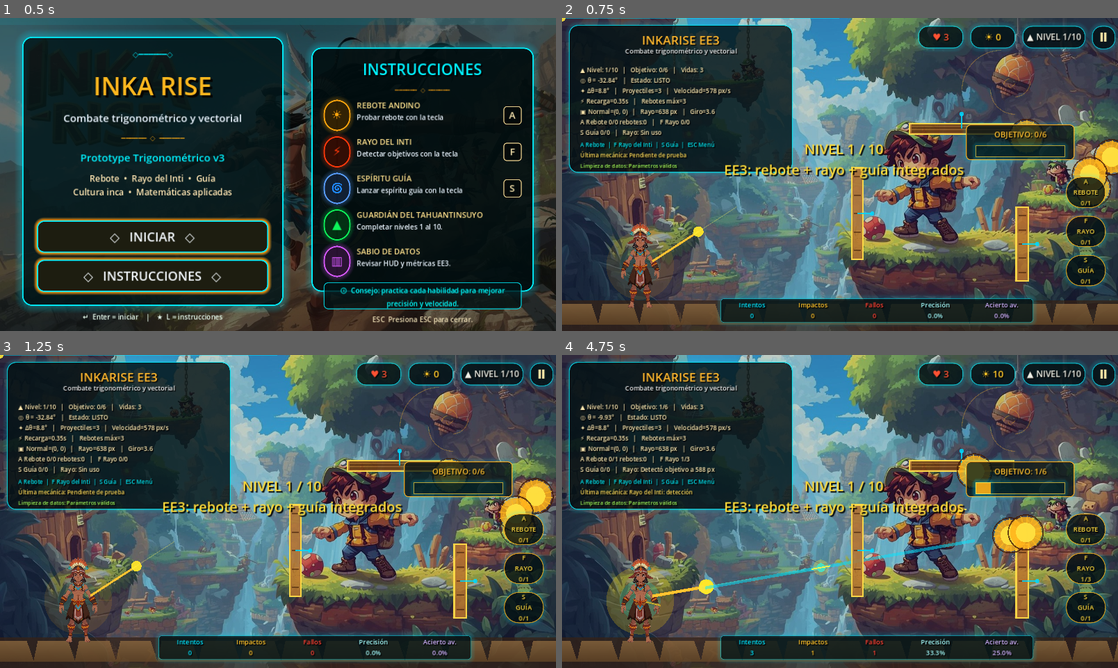
Above: before the commit, frames 1-4 (two rows, left to right).
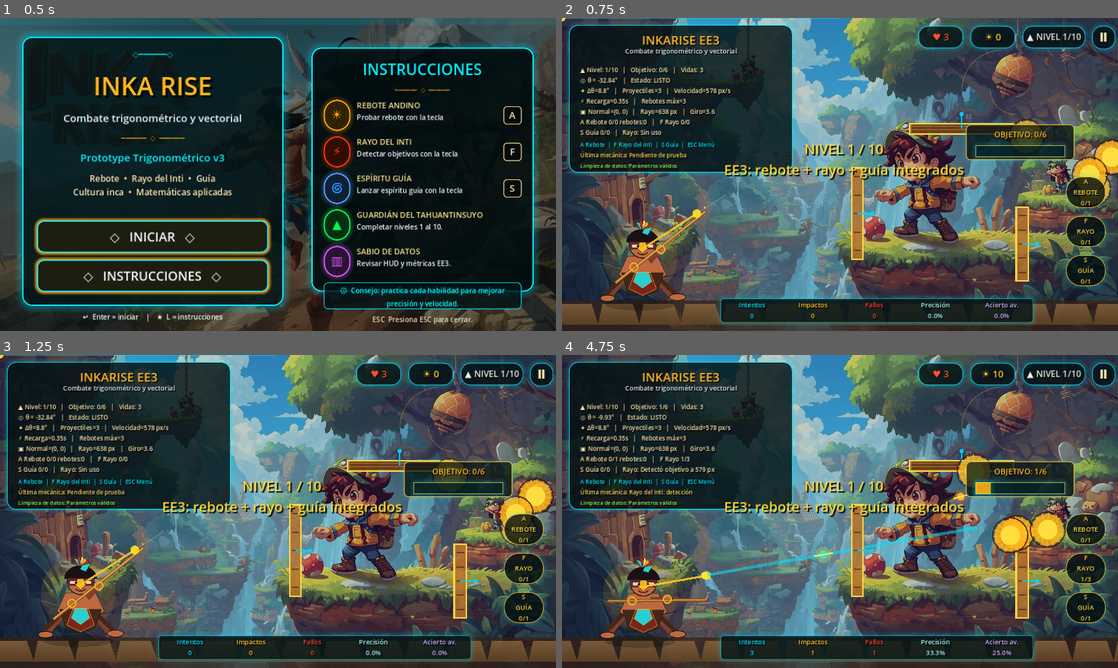
Above: after the commit, the same moments.

Repository: LeniSarmiento/INKA-RISA
Game: Godot game, scene res://scenes/MainMenu.tscn
The game is run twice, just before and just after one commit, with the same random seed, the same clock (stepped at 60 frames per second) and the same inputs.
Inputs (mouse positions are in pixels of both pictures, inside the frame that each line leads up to):
- Up to frame 1 (0.5 s): no input
- Up to frame 2 (0.75 s): click "◇ INICIAR ◇" at 0.5 s
- Up to frame 3 (1.25 s): no input
- Up to frame 4 (4.75 s): tap Enter at 1.25 s; move the mouse to (962, 495) at 1.27 s; tap F at 1.35, 2.1, 3.05, 3.8, 4.55 s; click (962, 495) at 1.42 s; move the mouse to (728, 527) at 2.02 s; hold S 2.03-2.78 s; click (728, 527) at 2.17 s; move the mouse to (895, 442) at 2.77 s; tap R at 2.85 s; click (895, 442) at 2.92 s; move the mouse to (812, 574) at 3.52 s; tap Q at 3.6 s; click (812, 574) at 3.67 s; move the mouse to (1006, 558) at 4.27 s; hold A from 4.28 s (still down); tap E at 4.35 s; click (1006, 558) at 4.42 s

Frame 1 is identical in both runs. In frame 2, 2.2% of the frame differs, in the area x 6-32%, y 56-94%; in frame 3, 2.2%; in frame 4, 4.6%, in the area x 6-91%, y 35-94%.

Commit message:
cambio de avatar

Diff:
--- a/scripts/Main.gd
+++ b/scripts/Main.gd
@@ -73,11 +73,6 @@
 	node.process_mode = Node.PROCESS_MODE_PAUSABLE
 	for child in node.get_children():
 		_make_gameplay_node_pausable(child)
-
-
-func _play_player_shoot_animation() -> void:
-	if is_instance_valid(player) and player.has_method("start_shoot_animation"):
-		player.start_shoot_animation()
 
 func _ready() -> void:
 	process_mode = Node.PROCESS_MODE_ALWAYS
@@ -246,11 +241,15 @@
 	else:
 		finish_game()
 
+func _play_player_attack_animation() -> void:
+	if is_instance_valid(player) and player.has_method("play_attack"):
+		player.play_attack()
+
 func try_shoot(is_spread: bool) -> void:
 	if cooldown_timer > 0.0:
 		return
 	cooldown_timer = cooldown
-	_play_player_shoot_animation()
+	_play_player_attack_animation()
 	sanitize_pattern_params()
 	if is_spread:
 		shoot_spread()
@@ -279,7 +278,7 @@
 	if cooldown_timer > 0.0:
 		return
 	cooldown_timer = cooldown
-	_play_player_shoot_animation()
+	_play_player_attack_animation()
 	sanitize_advanced_params()
 	total_attempts += 1
 	level_attempts += 1
@@ -298,7 +297,7 @@
 	if cooldown_timer > 0.0:
 		return
 	cooldown_timer = cooldown
-	_play_player_shoot_animation()
+	_play_player_attack_animation()
 	sanitize_advanced_params()
 	total_attempts += 1
 	level_attempts += 1
@@ -315,7 +314,7 @@
 	update_hud()
 
 func try_laser_ray() -> void:
-	_play_player_shoot_animation()
+	_play_player_attack_animation()
 	sanitize_advanced_params()
 	ray_attempts += 1
 	last_advanced_mechanic = "Rayo del Inti: detección"
--- a/scripts/Player.gd
+++ b/scripts/Player.gd
@@ -1,115 +1,134 @@
 extends Node2D
 
-const PLAYER_TEXTURE: Texture2D = preload("res://assets/images/player_inca_front.png")
-const SHOOT_FRAMES: Array[Texture2D] = [
-	preload("res://assets/images/player_frames/shoot_00.png"),
-	preload("res://assets/images/player_frames/shoot_01.png"),
-	preload("res://assets/images/player_frames/shoot_02.png"),
-	preload("res://assets/images/player_frames/shoot_03.png"),
-	preload("res://assets/images/player_frames/shoot_04.png"),
-	preload("res://assets/images/player_frames/shoot_05.png")
-]
-const DAMAGE_FRAMES: Array[Texture2D] = [
-	preload("res://assets/images/player_frames/damage_00.png"),
-	preload("res://assets/images/player_frames/damage_01.png"),
-	preload("res://assets/images/player_frames/damage_02.png"),
-	preload("res://assets/images/player_frames/damage_03.png"),
-	preload("res://assets/images/player_frames/damage_04.png")
-]
+# Frames nuevos del avatar en cuclillas apuntando con lanza.
+const AIM_LEFT: Texture2D = preload("res://assets/images/player_aim_frames/aim_left.png")
+const AIM_UP_LEFT: Texture2D = preload("res://assets/images/player_aim_frames/aim_up_left.png")
+const AIM_UP: Texture2D = preload("res://assets/images/player_aim_frames/aim_up.png")
+const AIM_UP_RIGHT: Texture2D = preload("res://assets/images/player_aim_frames/aim_up_right.png")
+const AIM_RIGHT: Texture2D = preload("res://assets/images/player_aim_frames/aim_right.png")
+const AIM_DOWN_RIGHT: Texture2D = preload("res://assets/images/player_aim_frames/aim_down_right.png")
+const AIM_DOWN: Texture2D = preload("res://assets/images/player_aim_frames/aim_down.png")
+const AIM_DOWN_LEFT: Texture2D = preload("res://assets/images/player_aim_frames/aim_down_left.png")
+
+const ATTACK_LEFT: Texture2D = preload("res://assets/images/player_aim_frames/attack_left.png")
+const ATTACK_UP_LEFT: Texture2D = preload("res://assets/images/player_aim_frames/attack_up_left.png")
+const ATTACK_UP: Texture2D = preload("res://assets/images/player_aim_frames/attack_up.png")
+const ATTACK_UP_RIGHT: Texture2D = preload("res://assets/images/player_aim_frames/attack_up_right.png")
+const ATTACK_RIGHT: Texture2D = preload("res://assets/images/player_aim_frames/attack_right.png")
+const ATTACK_DOWN_RIGHT: Texture2D = preload("res://assets/images/player_aim_frames/attack_down_right.png")
+const ATTACK_DOWN: Texture2D = preload("res://assets/images/player_aim_frames/attack_down.png")
+const ATTACK_DOWN_LEFT: Texture2D = preload("res://assets/images/player_aim_frames/attack_down_left.png")
+
+const DAMAGE_LEFT: Texture2D = preload("res://assets/images/player_aim_frames/damage_left.png")
+const DAMAGE_UP_LEFT: Texture2D = preload("res://assets/images/player_aim_frames/damage_up_left.png")
+const DAMAGE_UP: Texture2D = preload("res://assets/images/player_aim_frames/damage_up.png")
+const DAMAGE_UP_RIGHT: Texture2D = preload("res://assets/images/player_aim_frames/damage_up_right.png")
+const DAMAGE_RIGHT: Texture2D = preload("res://assets/images/player_aim_frames/damage_right.png")
+const DAMAGE_DOWN_RIGHT: Texture2D = preload("res://assets/images/player_aim_frames/damage_down_right.png")
+const DAMAGE_DOWN: Texture2D = preload("res://assets/images/player_aim_frames/damage_down.png")
+const DAMAGE_DOWN_LEFT: Texture2D = preload("res://assets/images/player_aim_frames/damage_down_left.png")
 
 var aim_angle: float = 0.0
 var bob_time: float = 0.0
+var attack_time: float = 0.0
+var damage_time: float = 0.0
 var invulnerable_flash: float = 0.0
-var action_name: String = "idle"
-var action_timer: float = 0.0
-var shoot_duration: float = 0.26
-var damage_duration: float = 0.48
 
 func _process(delta: float) -> void:
 	bob_time += delta
+	if attack_time > 0.0:
+		attack_time -= delta
+	if damage_time > 0.0:
+		damage_time -= delta
 	if invulnerable_flash > 0.0:
-		invulnerable_flash = max(invulnerable_flash - delta, 0.0)
-	if action_timer > 0.0:
-		action_timer = max(action_timer - delta, 0.0)
-	else:
-		action_name = "idle"
+		invulnerable_flash -= delta
 	queue_redraw()
 
 func set_aim(angle_rad: float) -> void:
 	aim_angle = angle_rad
 	queue_redraw()
 
-func start_shoot_animation() -> void:
-	# Se activa cuando el jugador dispara: simple, abanico, rebote, rayo o guía.
-	action_name = "shoot"
-	action_timer = shoot_duration
+func play_attack() -> void:
+	attack_time = 0.18
 	queue_redraw()
 
 func pulse_damage() -> void:
-	# Se activa cuando se pierde una vida o un objetivo se escapa.
-	invulnerable_flash = damage_duration
-	action_name = "damage"
-	action_timer = damage_duration
+	damage_time = 0.48
+	invulnerable_flash = 0.48
 	queue_redraw()
 
-func _get_action_texture() -> Texture2D:
-	if action_name == "shoot":
-		var progress: float = 1.0 - clamp(action_timer / shoot_duration, 0.0, 1.0)
-		var index: int = clamp(int(progress * float(SHOOT_FRAMES.size())), 0, SHOOT_FRAMES.size() - 1)
-		return SHOOT_FRAMES[index]
-	elif action_name == "damage":
-		var progress: float = 1.0 - clamp(action_timer / damage_duration, 0.0, 1.0)
-		var index: int = clamp(int(progress * float(DAMAGE_FRAMES.size())), 0, DAMAGE_FRAMES.size() - 1)
-		return DAMAGE_FRAMES[index]
-	return PLAYER_TEXTURE
+func _get_aim_sector() -> String:
+	var deg: float = rad_to_deg(aim_angle)
+	if deg < -157.5 or deg >= 157.5:
+		return "left"
+	elif deg >= -157.5 and deg < -112.5:
+		return "up_left"
+	elif deg >= -112.5 and deg < -67.5:
+		return "up"
+	elif deg >= -67.5 and deg < -22.5:
+		return "up_right"
+	elif deg >= -22.5 and deg < 22.5:
+		return "right"
+	elif deg >= 22.5 and deg < 67.5:
+		return "down_right"
+	elif deg >= 67.5 and deg < 112.5:
+		return "down"
+	return "down_left"
+
+func _get_current_texture() -> Texture2D:
+	var sector: String = _get_aim_sector()
+	if damage_time > 0.0:
+		match sector:
+			"left": return DAMAGE_LEFT
+			"up_left": return DAMAGE_UP_LEFT
+			"up": return DAMAGE_UP
+			"up_right": return DAMAGE_UP_RIGHT
+			"right": return DAMAGE_RIGHT
+			"down_right": return DAMAGE_DOWN_RIGHT
+			"down": return DAMAGE_DOWN
+			_: return DAMAGE_DOWN_LEFT
+	if attack_time > 0.0:
+		match sector:
+			"left": return ATTACK_LEFT
+			"up_left": return ATTACK_UP_LEFT
+			"up": return ATTACK_UP
+			"up_right": return ATTACK_UP_RIGHT
+			"right": return ATTACK_RIGHT
+			"down_right": return ATTACK_DOWN_RIGHT
+			"down": return ATTACK_DOWN
+			_: return ATTACK_DOWN_LEFT
+	match sector:
+		"left": return AIM_LEFT
+		"up_left": return AIM_UP_LEFT
+		"up": return AIM_UP
+		"up_right": return AIM_UP_RIGHT
+		"right": return AIM_RIGHT
+		"down_right": return AIM_DOWN_RIGHT
+		"down": return AIM_DOWN
+		_: return AIM_DOWN_LEFT
 
 func _draw() -> void:
-	var bob: float = sin(bob_time * 7.0) * 3.0
-	var body_rect: Rect2 = Rect2(Vector2(-47, -150 + bob), Vector2(94, 202))
-	var alpha: float = 0.70 if invulnerable_flash > 0.0 and int(invulnerable_flash * 20.0) % 2 == 0 else 1.0
+	var bob: float = sin(bob_time * 5.0) * 1.5
+	var dir: Vector2 = Vector2(cos(aim_angle), sin(aim_angle)).normalized()
+	var alpha: float = 0.65 if invulnerable_flash > 0.0 and int(invulnerable_flash * 20.0) % 2 == 0 else 1.0
 
-	# Aura solar del Inti.
-	var aura_color: Color = Color(1.0, 0.67, 0.08, 0.12)
-	var aura_blue: Color = Color(0.0, 0.7, 0.75, 0.10)
-	if action_name == "shoot":
-		aura_color = Color(1.0, 0.82, 0.05, 0.24)
-		aura_blue = Color(0.0, 0.95, 1.0, 0.18)
-	elif action_name == "damage":
-		aura_color = Color(1.0, 0.05, 0.02, 0.23)
-		aura_blue = Color(1.0, 0.10, 0.02, 0.12)
+	# Aura solar del Inti alrededor del avatar agachado.
+	draw_circle(Vector2(0, -66 + bob), 86, Color(1.0, 0.67, 0.08, 0.12))
+	draw_circle(Vector2(0, -66 + bob), 52, Color(0.0, 0.9, 1.0, 0.10))
 
-	draw_circle(Vector2(0, -48 + bob), 78, aura_color)
-	draw_circle(Vector2(0, -48 + bob), 47, aura_blue)
+	# Frame del avatar: cambia con el mouse en 8 direcciones.
+	var sprite_rect: Rect2 = Rect2(Vector2(-150, -190 + bob), Vector2(300, 260))
+	draw_texture_rect(_get_current_texture(), sprite_rect, false, Color(1.0, 1.0, 1.0, alpha))
 
-	# Frame animado del personaje.
-	var current_texture: Texture2D = _get_action_texture()
-	draw_texture_rect(current_texture, body_rect, false, Color(1, 1, 1, alpha))
-
-	# Punto de disparo y lanza/energía en la dirección del ángulo theta.
-	var dir: Vector2 = Vector2(cos(aim_angle), sin(aim_angle)).normalized()
-	var hand: Vector2 = Vector2(28, -58 + bob)
-	var start: Vector2 = hand
-	var end: Vector2 = hand + dir * 126.0
-	var line_width: float = 5.0
-	var orb_radius: float = 12.0
-	var beam_alpha: float = 0.95
-	if action_name == "shoot":
-		line_width = 7.0
-		orb_radius = 17.0
-		beam_alpha = 1.0
-	elif action_name == "damage":
-		line_width = 3.0
-		orb_radius = 9.0
-		beam_alpha = 0.55
-
-	draw_line(start, end, Color(1.0, 0.74, 0.16, beam_alpha), line_width)
-	draw_circle(end, orb_radius, Color(1.0, 0.9, 0.16, beam_alpha))
-	draw_line(start, hand + dir * 230.0, Color(1.0, 0.96, 0.40, 0.28), 2.0)
-
-	if action_name == "damage":
-		# Pequeña marca visual de golpe para que se note en pantalla.
-		draw_arc(Vector2(0, -85 + bob), 62, deg_to_rad(205), deg_to_rad(330), 24, Color(1.0, 0.1, 0.05, 0.75), 4.0)
+	# Línea de precisión: la lanza/energía mira exactamente hacia el mouse o sol objetivo.
+	var hand: Vector2 = Vector2(0, -82 + bob)
+	var spear_tip: Vector2 = hand + dir * 155.0
+	draw_line(hand, spear_tip, Color(1.0, 0.75, 0.10, 0.85), 5.0)
+	draw_line(hand, hand + dir * 235.0, Color(1.0, 0.92, 0.30, 0.25), 2.0)
+	draw_circle(spear_tip, 10.0, Color(1.0, 0.90, 0.12, 0.90))
+	if attack_time > 0.0:
+		draw_circle(spear_tip, 22.0, Color(1.0, 0.75, 0.05, 0.22))
 
 func get_muzzle_global_position() -> Vector2:
 	var dir: Vector2 = Vector2(cos(aim_angle), sin(aim_angle)).normalized()
-	return global_position + Vector2(28, -58) + dir * 116.0
+	return global_position + Vector2(0, -82) + dir * 150.0
Binary file added: assets/images/player_aim_frames/aim_down.png
Not shown, added: assets/images/player_aim_frames/aim_down.png.import
Binary file added: assets/images/player_aim_frames/aim_down_left.png
Not shown, added: assets/images/player_aim_frames/aim_down_left.png.import
Binary file added: assets/images/player_aim_frames/aim_down_right.png
Not shown, added: assets/images/player_aim_frames/aim_down_right.png.import
Binary file added: assets/images/player_aim_frames/aim_left.png
Not shown, added: assets/images/player_aim_frames/aim_left.png.import
Binary file added: assets/images/player_aim_frames/aim_right.png
Not shown, added: assets/images/player_aim_frames/aim_right.png.import
Binary file added: assets/images/player_aim_frames/aim_up.png
Not shown, added: assets/images/player_aim_frames/aim_up.png.import
(and 36 more such lines)
